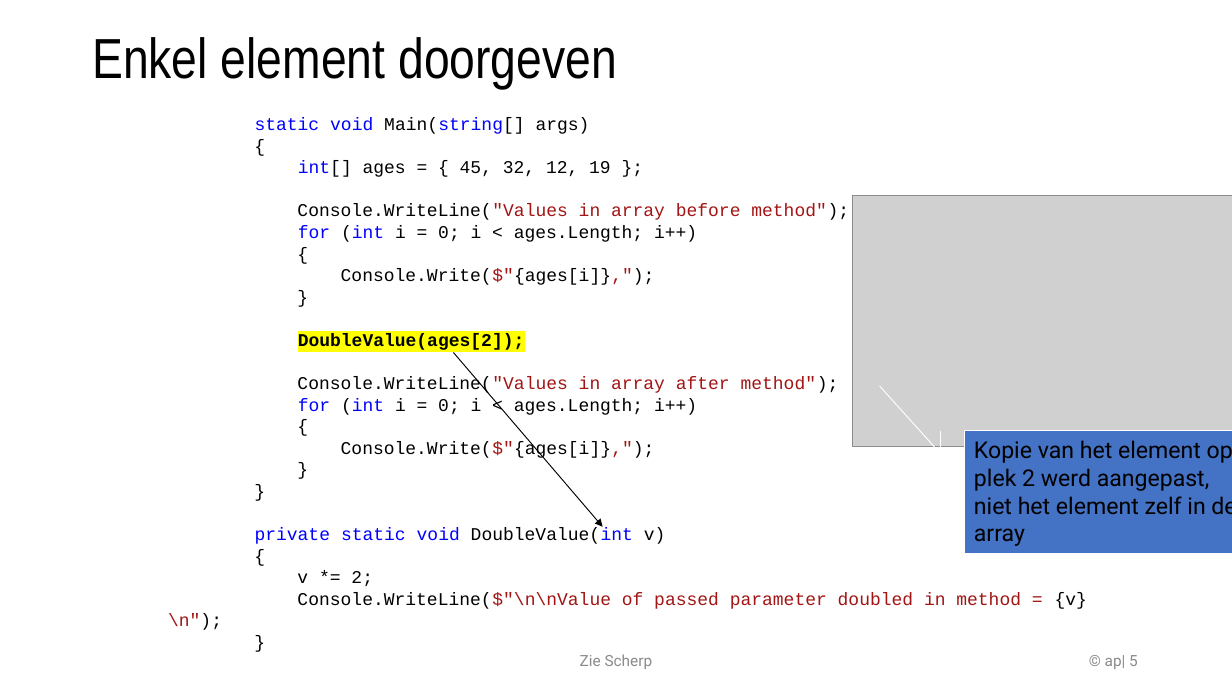
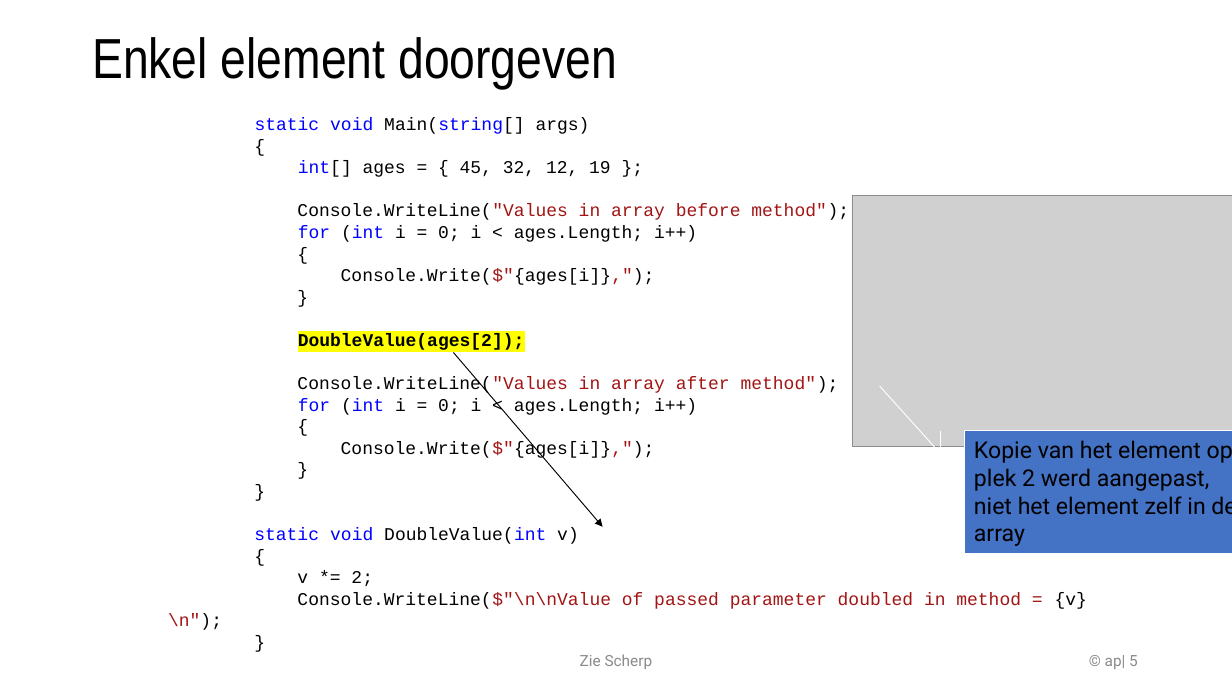
Before and after one commit to timdams/csharpbook, a slide deck: slide 5 of _SLIDES/2020_DEEL1/H8-Arrays/6c_arrays in methoden_mutidim.pptx. Drawn at 1232x693 pixels with LibreOffice and Linux fonts; fonts in the diff are those of the drawing; grey boxes stand for pictures; background and template pictures are left out. Boxes give left, top, right and bottom in pixels: in the first picture for what was removed or moved away, otherwise in the second. Text is boxed around its words. In the diff, an @@ line names an element or a change of style, - is before the commit and + after.

```diff
--- a/_SLIDES/2020_DEEL1/H8-Arrays/6c_arrays in methoden_mutidim.pptx
+++ b/_SLIDES/2020_DEEL1/H8-Arrays/6c_arrays in methoden_mutidim.pptx
@@ text at bbox=[254, 528, 579, 544]: text changed; text colour #0000FF to #000000 @@
-private static void DoubleValue(int v)
+static void DoubleValue(int v)
```
Also in this commit, not shown: 4 other slides changed, 2 other files.
